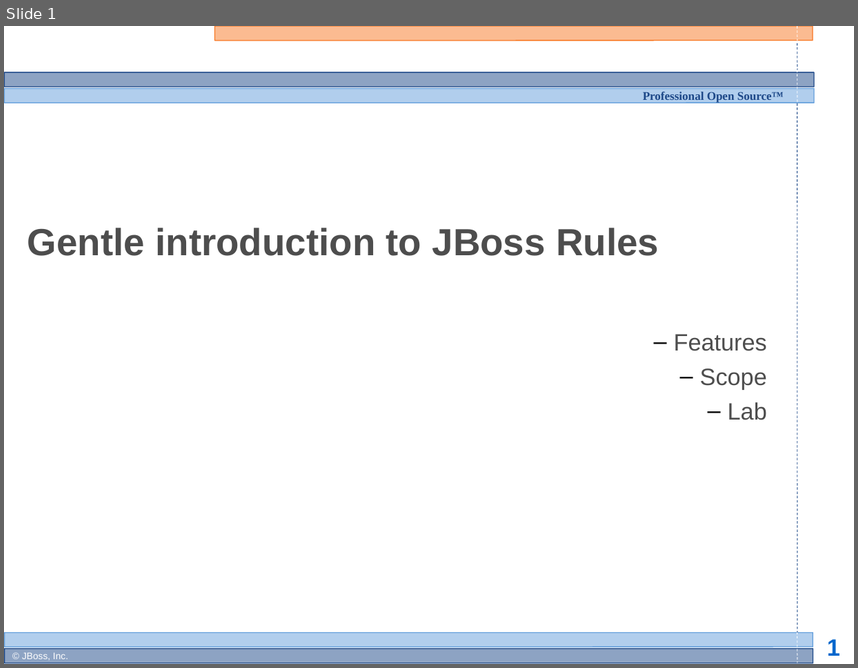
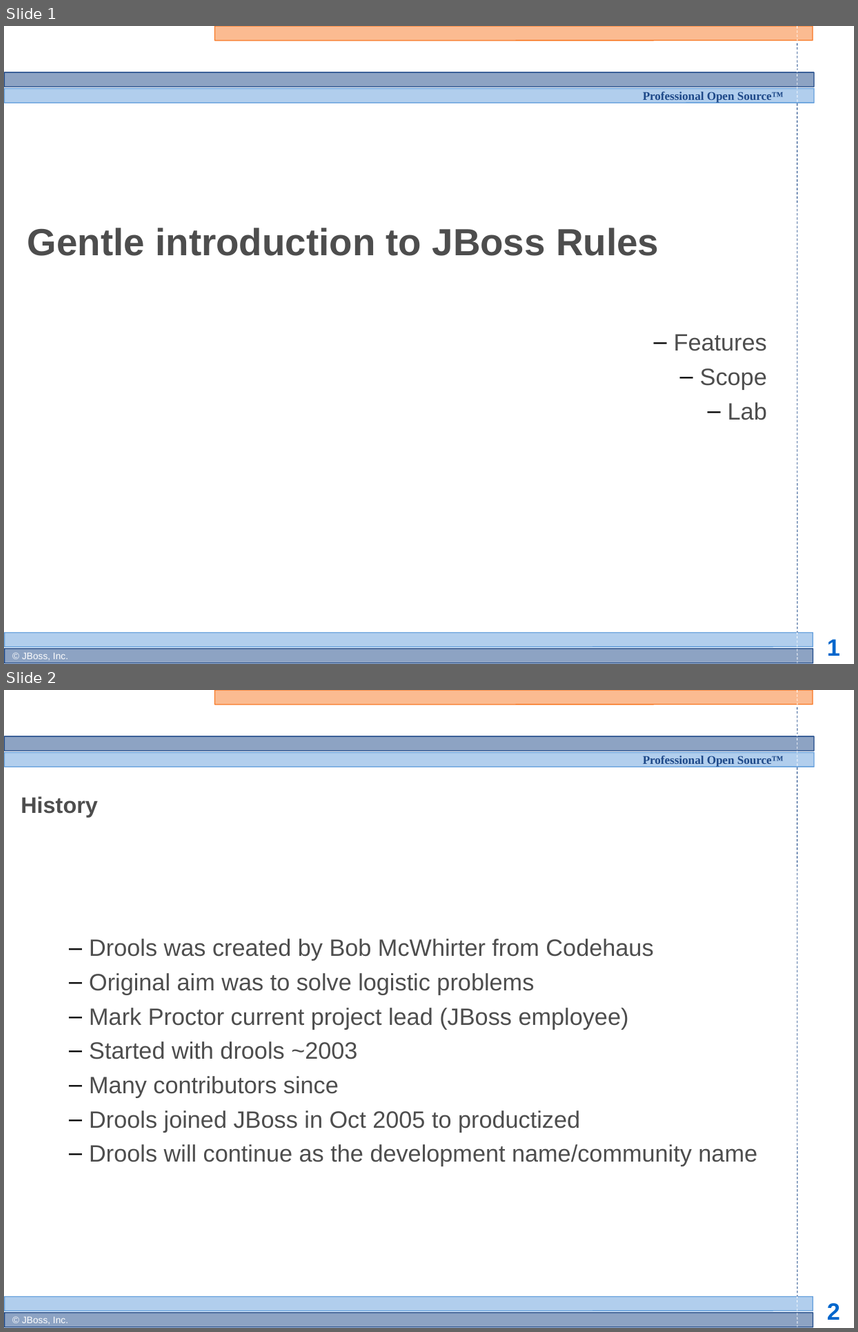
Before and after one commit to bobmcwhirter/drools, a slide deck: documentation/training/developers-course/Module 2 - JBoss Rules Intro.odp. Shown one above the other, each under a label of ours: slide 1 before the commit, slides 1 and 2 after it. The pictures are 858x668 and 858x1332 pixels, drawn with LibreOffice and Linux fonts; fonts in the diff are those of the drawing; background and template pictures are left out. Boxes give left, top, right and bottom in pixels: in the first picture for what was removed or moved away, otherwise in the second. Text is boxed around its words. In the diff, an @@ line names an element or a change of style, - is before the commit and + after.

```diff
--- a/documentation/training/developers-course/Module 2 - JBoss Rules Intro.odp
+++ b/documentation/training/developers-course/Module 2 - JBoss Rules Intro.odp
@@ slide 2 added at (x1=4, y1=690, x2=854, y2=1328), background #FFFFFF; not listed: 13 template elements that a slide beside it also shows @@
@@ title added at (x1=21, y1=796, x2=98, y2=817), 19 pt, text #4D4D4D, bold @@
+History
@@ subtitle added at (x1=89, y1=938, x2=757, y2=1166), 20 pt, text #4D4D4D @@
+  – Drools was created by Bob McWhirter from Codehaus
+  – Original aim was to solve logistic problems
+  – Mark Proctor current project lead (JBoss employee)
+  – Started with drools ~2003
+  – Many contributors since
+  – Drools joined JBoss in Oct 2005 to productized
+  – Drools will continue as the development name/community name
```
Also in this commit, not shown: 12 other slides added, 1 other file.
